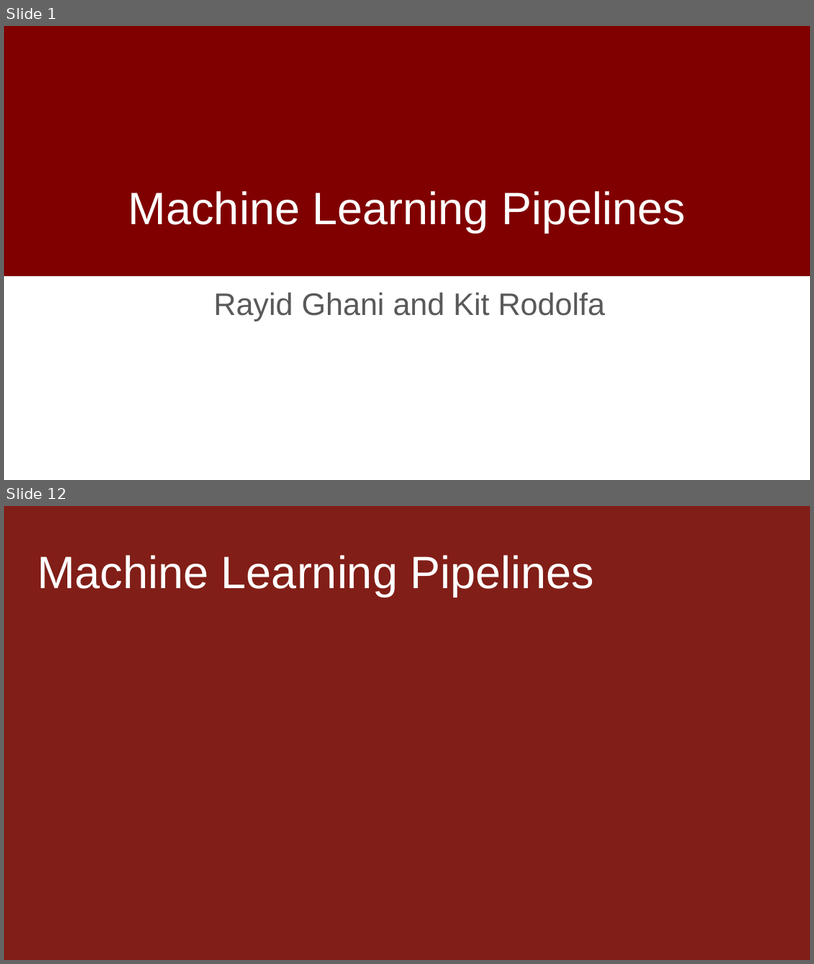
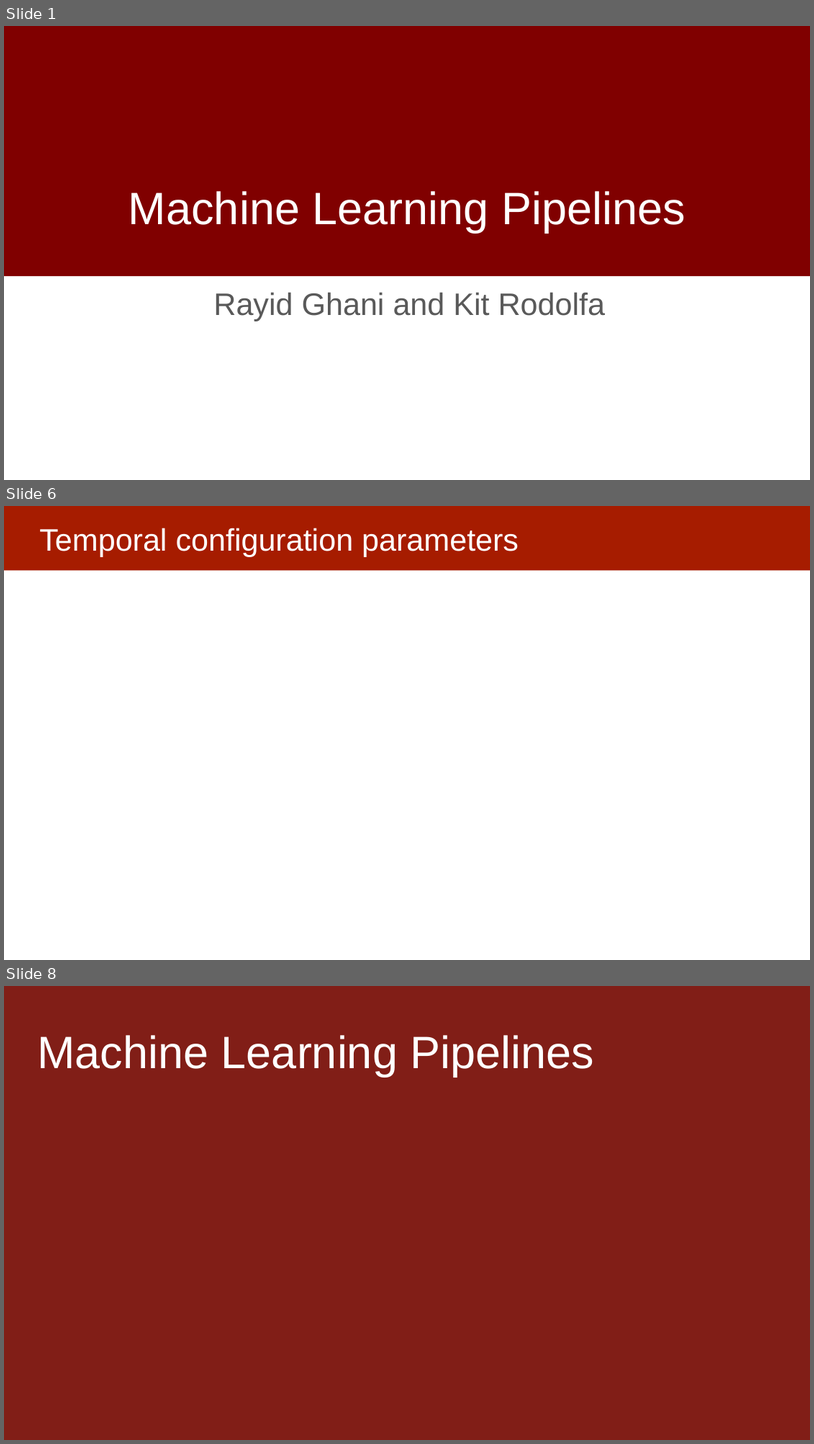
Before and after one commit to dssg/MLinPractice, a slide deck: Lectures/Lecture8-Machine-Learning-Pipelines.pptx. Shown one above the other, each under a label of ours: slides 1 and 12 before the commit, slides 1, 6 and 8 after it; the slides between them are not shown. The pictures are 814x964 and 814x1444 pixels, drawn with LibreOffice and Linux fonts; fonts in the diff are those of the drawing; background and template pictures are left out. Boxes give left, top, right and bottom in pixels: in the first picture for what was removed or moved away, otherwise in the second. Text is boxed around its words. In the diff, an @@ line names an element or a change of style, - is before the commit and + after.

```diff
--- a/Lectures/Lecture8-Machine-Learning-Pipelines.pptx
+++ b/Lectures/Lecture8-Machine-Learning-Pipelines.pptx
@@ slide 6 added at (4, 506, 810, 960), background #FFFFFF @@
@@ rectangle added at (4, 506, 810, 570), fill #A61C00 @@
@@ title added at (39, 528, 519, 556), 37 pt, text #FFFFFF @@
+Temporal configuration parameters
@@ what was slide 12 is now slide 8 @@
```
Also in this commit, not shown: 4 slides changed, 3 other slides added, 10 slides removed.
